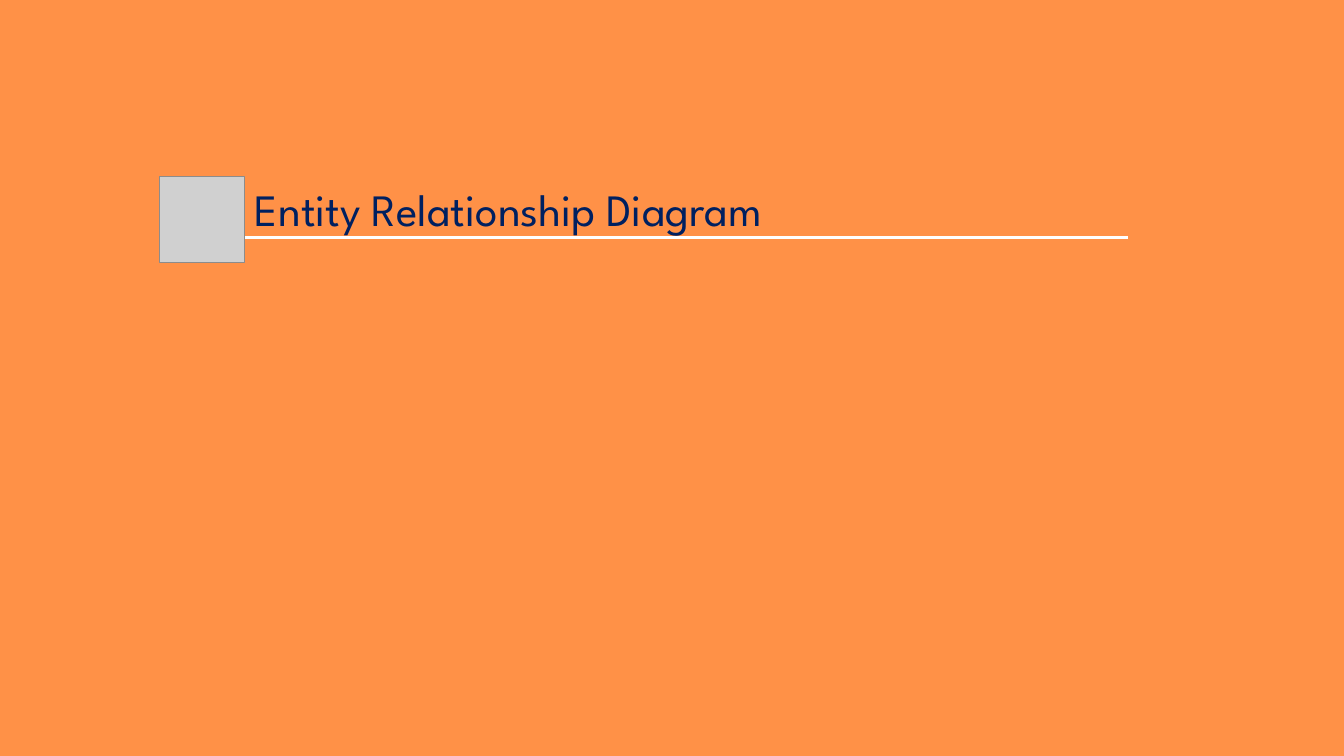
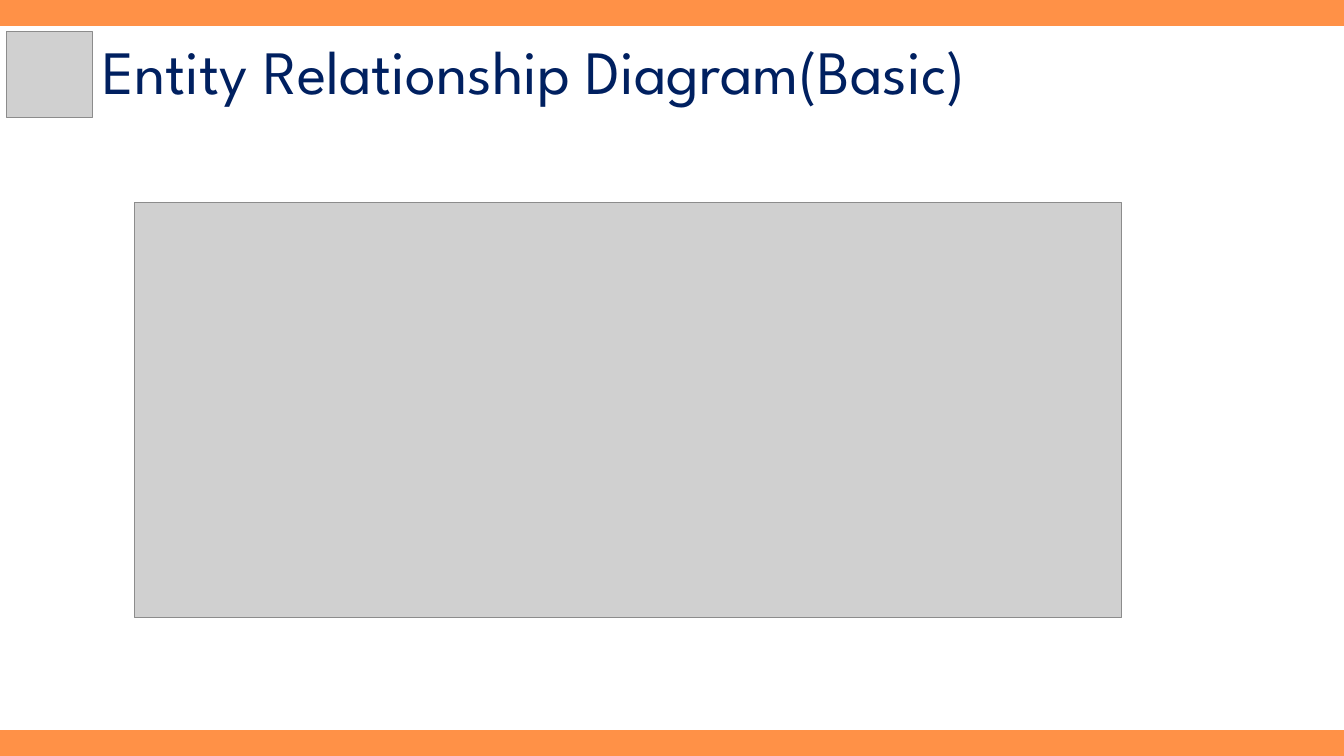
Before and after one commit to hhsw07/ezen-academy-projects, a slide deck: slide 21 of WebContent/jhk/document/3조 하비팩토리_제출용.pptx (slide 9 before the commit). Drawn at 1344x756 pixels with LibreOffice and Linux fonts; fonts in the diff are those of the drawing; grey boxes stand for pictures. Boxes give left, top, right and bottom in pixels: in the first picture for what was removed or moved away, otherwise in the second. Text is boxed around its words. In the diff, an @@ line names an element or a change of style, - is before the commit and + after.

```diff
--- a/WebContent/jhk/document/3조 하비팩토리_제출용.pptx
+++ b/WebContent/jhk/document/3조 하비팩토리_제출용.pptx
@@ rectangle added at (0,26,1344,729), fill #FFFFFF, outline #FFFFFF 1 pt @@
@@ picture: place and size @@
-picture at (159,176,245,262)
+picture at (7,32,93,118)
@@ text at (102,51,966,108): text changed; size 32 to 44 pt @@
-Entity Relationship Diagram
+Entity Relationship Diagram(Basic)
@@ picture added at (135,203,1122,618) @@
@@ line removed from (245, 238) to (1128, 238) @@
```
Also in this commit, not shown: 6 other slides changed, 31 slides added, 5 slides removed, 2 other files.
